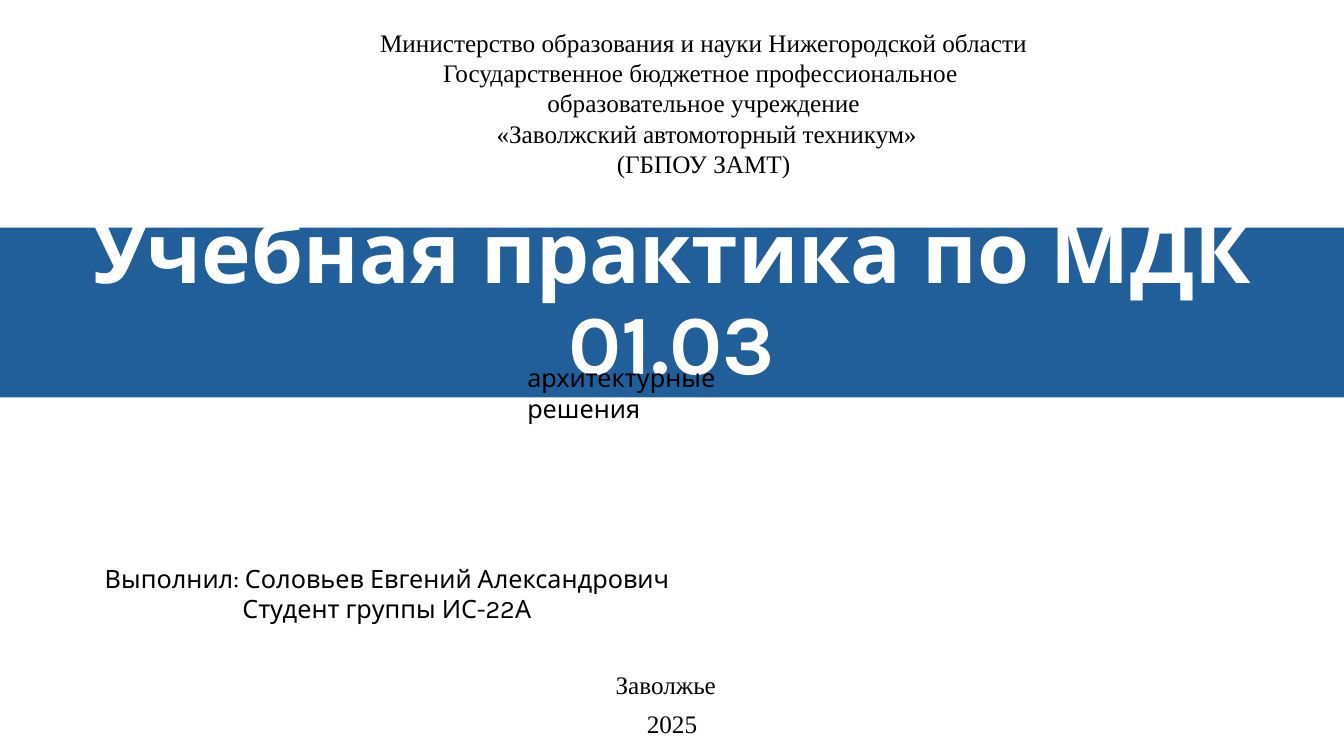
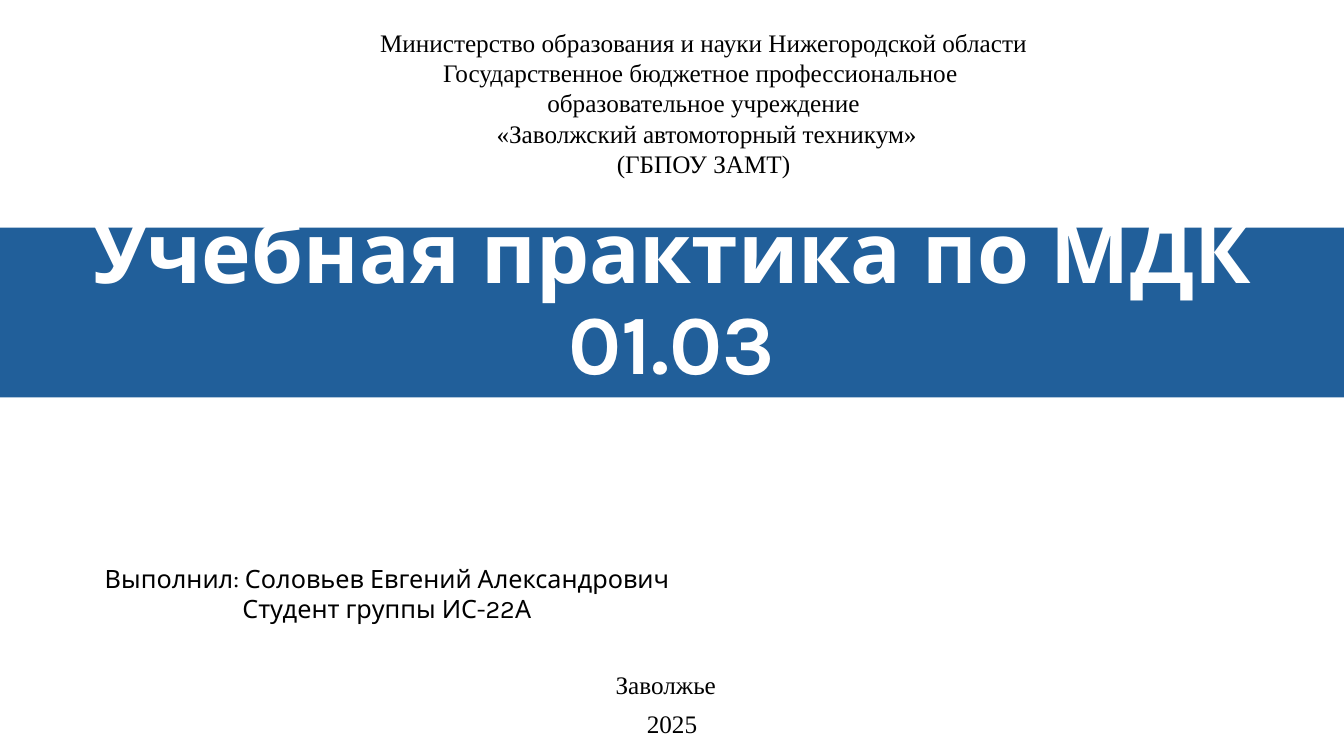
Before and after one commit to ZheNIA-Solo/Practica_SE_Android, a slide deck: slide 6 of Publication/Учебная практика МДК 01.03.pptx. Drawn at 1344x756 pixels with LibreOffice and Linux fonts; fonts in the diff are those of the drawing. Boxes give left, top, right and bottom in pixels: in the first picture for what was removed or moved away, otherwise in the second. Text is boxed around its words. In the diff, an @@ line names an element or a change of style, - is before the commit and + after.

Commit message:
Точно финал

```diff
--- a/Publication/Учебная практика МДК 01.03.pptx
+++ b/Publication/Учебная практика МДК 01.03.pptx
@@ text removed at (527, 364, 715, 424) @@
-архитектурные решения
```
